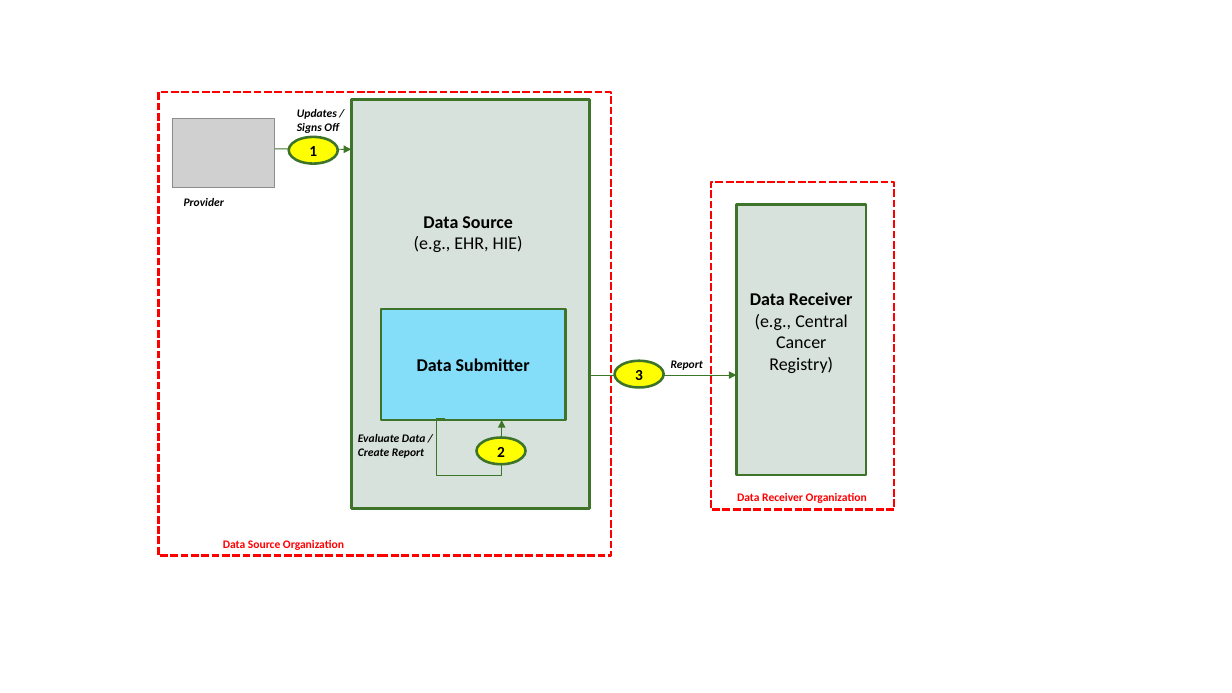
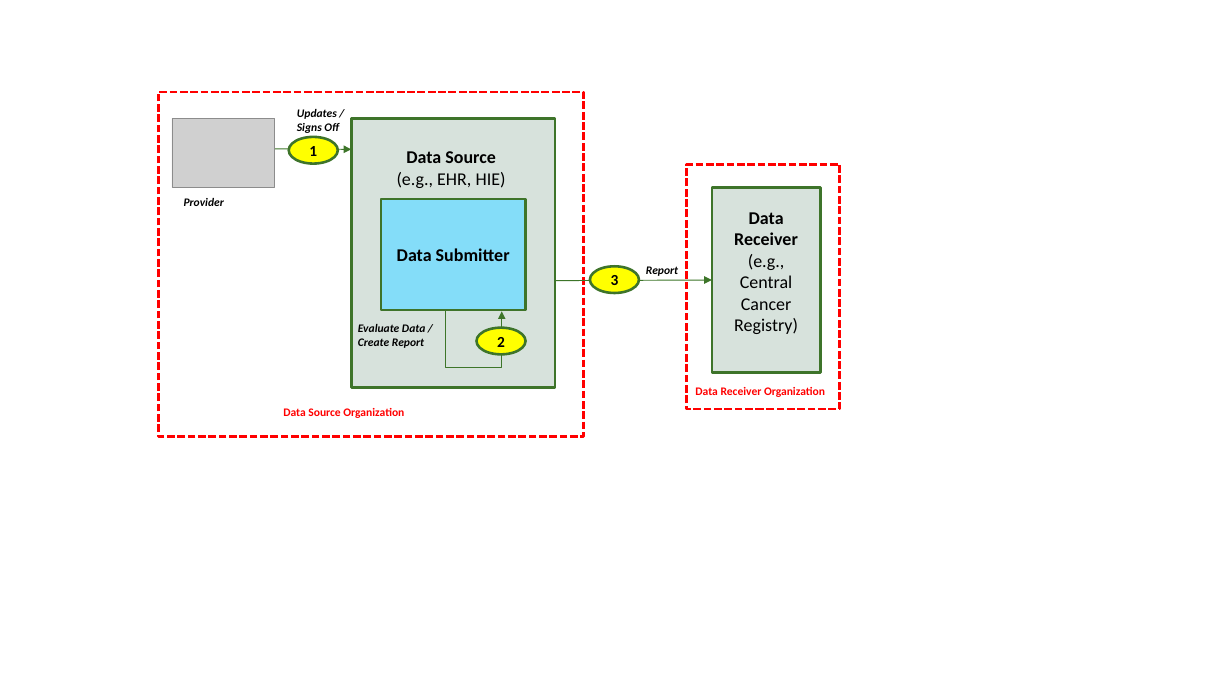
Before and after one commit to HL7/fhir-central-cancer-registry-reporting-ig, a slide deck: slide 3 of input/images-source/ccrr-ig-diagrams.pptx. Drawn at 1232x693 pixels with LibreOffice and Linux fonts; fonts in the diff are those of the drawing; grey boxes stand for pictures; background and template pictures are left out. Boxes give left, top, right and bottom in pixels: in the first picture for what was removed or moved away, otherwise in the second. Text is boxed around its words. In the diff, an @@ line names an element or a change of style, - is before the commit and + after.

```diff
--- a/input/images-source/ccrr-ig-diagrams.pptx
+++ b/input/images-source/ccrr-ig-diagrams.pptx
@@ rectangle resized from (x1=158, y1=92, x2=611, y2=556) to (x1=158, y1=92, x2=583, y2=437) @@
@@ rectangle "Data Source" resized from (x1=351, y1=99, x2=590, y2=508) to (x1=351, y1=118, x2=555, y2=387) @@
@@ rectangle resized from (x1=712, y1=182, x2=895, y2=510) to (x1=687, y1=165, x2=840, y2=409) @@
@@ rectangle "Data Submitter" resized from (x1=381, y1=309, x2=566, y2=420) to (x1=381, y1=200, x2=526, y2=311) @@
@@ rectangle "Data Receiver (e.g., Central Cancer ..." resized from (x1=737, y1=205, x2=866, y2=476) to (x1=712, y1=188, x2=821, y2=373) @@
@@ ellipse "3" moved from (x1=615, y1=360, x2=664, y2=387) to (x1=590, y1=266, x2=639, y2=293) @@
@@ text "Report" moved from (x1=671, y1=360, x2=703, y2=370) to (x1=646, y1=266, x2=678, y2=276) @@
@@ arrow moved from (590, 375) - (737, 375) to (555, 281) - (712, 280) @@
@@ text "Evaluate Data /" moved from (x1=358, y1=434, x2=425, y2=458) to (x1=358, y1=324, x2=425, y2=348) @@
@@ elbow arrow moved from (445, 419) - (502, 420) to (445, 311) - (502, 311) @@
@@ ellipse "2" moved from (x1=477, y1=438, x2=526, y2=465) to (x1=477, y1=328, x2=526, y2=355) @@
@@ text "Data Receiver Organization" moved from (x1=737, y1=493, x2=867, y2=503) to (x1=695, y1=387, x2=825, y2=397) @@
@@ text "Data Source Organization" moved from (x1=223, y1=540, x2=344, y2=550) to (x1=283, y1=408, x2=404, y2=418) @@
```
Also in this commit, not shown: 3 other slides changed, 2 slides added, 27 other files.
